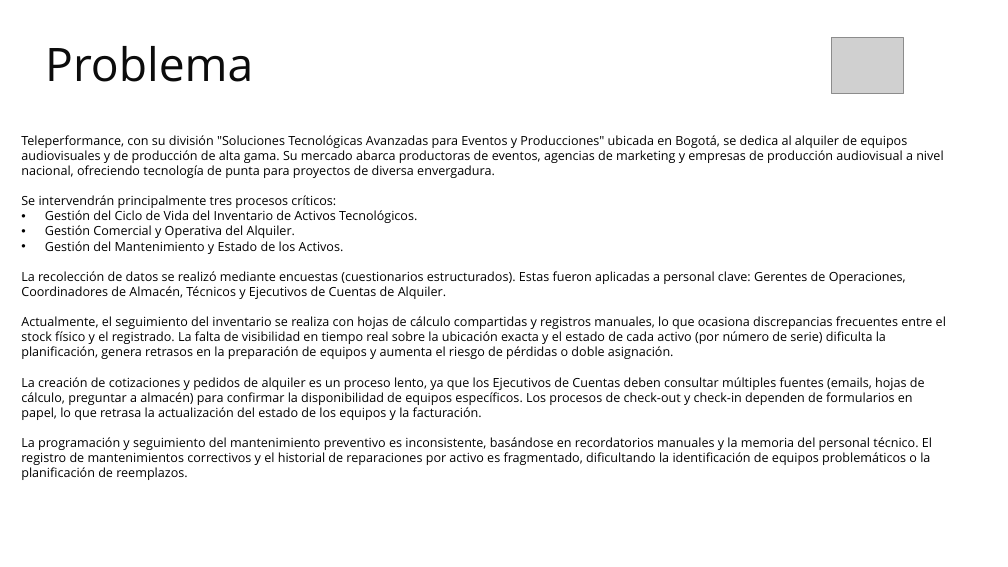
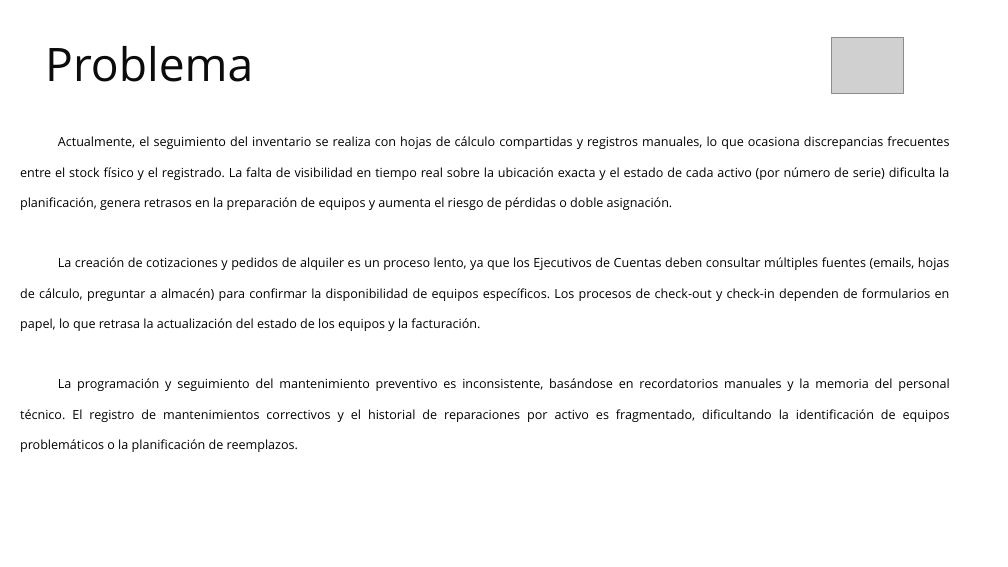
Before and after one commit to Cristian6006/AXXION_SYSTEM, a slide deck: slide 4 of _docs/trim_02/Contextualizacion Proyecto/Presentación del Proyecto.pptx. Drawn at 1008x567 pixels with LibreOffice and Linux fonts; fonts in the diff are those of the drawing; grey boxes stand for pictures; background and template pictures are left out. Boxes give left, top, right and bottom in pixels: in the first picture for what was removed or moved away, otherwise in the second. Text is boxed around its words. In the diff, an @@ line names an element or a change of style, - is before the commit and + after.

```diff
--- a/_docs/trim_02/Contextualizacion Proyecto/Presentación del Proyecto.pptx
+++ b/_docs/trim_02/Contextualizacion Proyecto/Presentación del Proyecto.pptx
@@ text "Actualmente, el seguimiento del inventario ..." at box(20, 136, 950, 452): alignment left to justified; list level 1 to 6 in "Actualmente, el seguimiento del inventario ..."; line spacing 1 to 2; list level 1 to 6 in "La creación de cotizaciones y ..."; list level 1 to 6 in "La programación y seguimiento del ..." @@
@@ text at box(21, 135, 943, 299): paragraphs removed @@
-Teleperformance, con su división "Soluciones Tecnológicas Avanzadas para Eventos y Producciones" ubicada en Bogotá, se dedica al alquiler de equipos audiovisuales y de producción de alta gama. Su mercado abarca productoras de eventos, agencias de marketing y empresas de producción audiovisual a nivel nacional, ofreciendo tecnología de punta para proyectos de diversa envergadura.
-Se intervendrán principalmente tres procesos críticos:
-• Gestión del Ciclo de Vida del Inventario de Activos Tecnológicos.
-• Gestión Comercial y Operativa del Alquiler.
-• Gestión del Mantenimiento y Estado de los Activos.
-La recolección de datos se realizó mediante encuestas (cuestionarios estructurados). Estas fueron aplicadas a personal clave: Gerentes de Operaciones, Coordinadores de Almacén, Técnicos y Ejecutivos de Cuentas de Alquiler.
```
Also in this commit, not shown: 2 other slides changed, 4 slides added, 3 slides removed.
